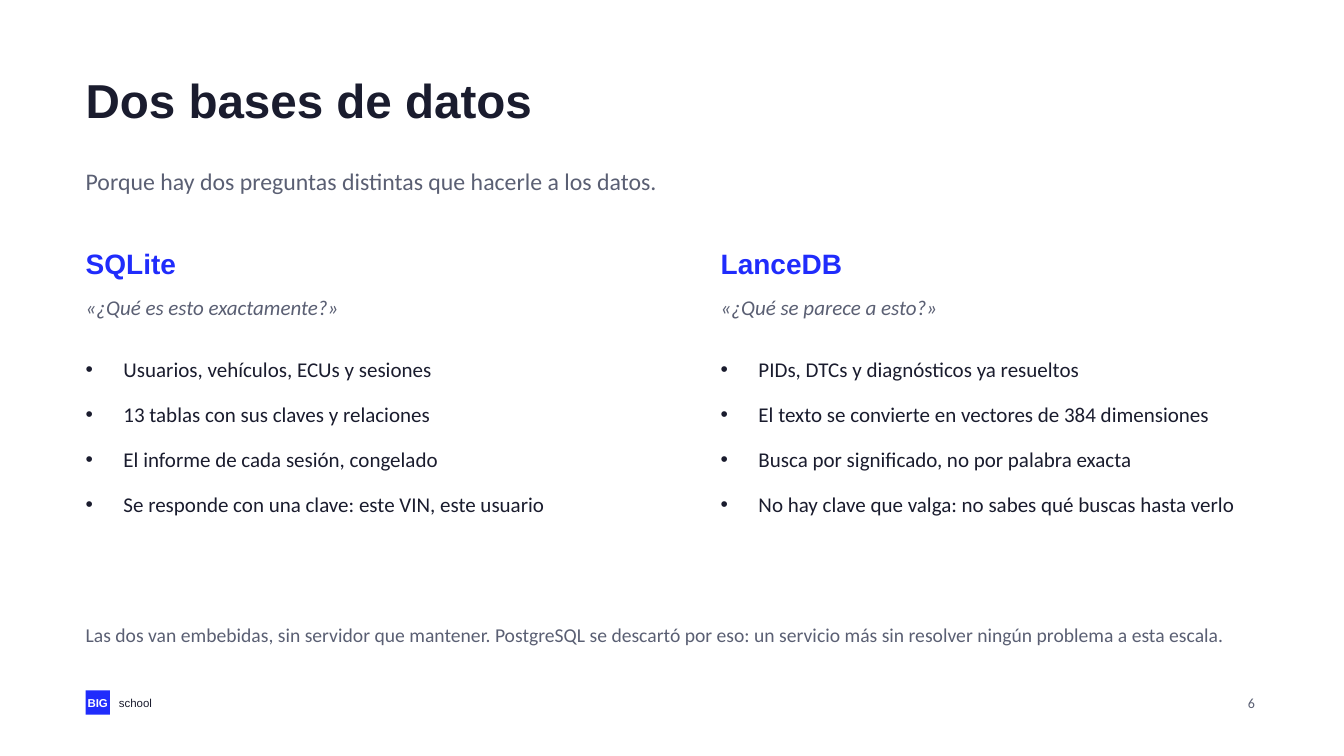
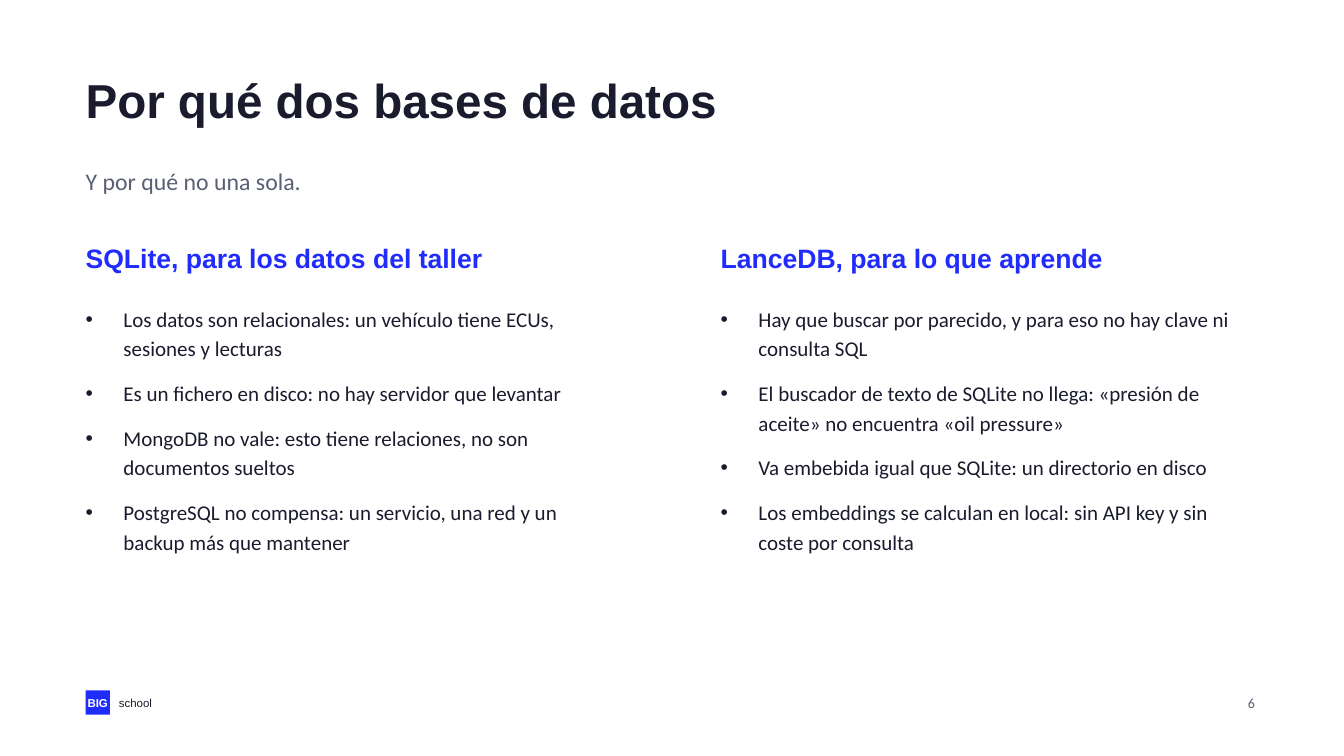
Before and after one commit to NovilloQuinta/intelligent-automotive-diagnostics, a slide deck: slide 6 of docs/presentacion/tfm-intelligent-automotive-diagnostics.pptx. Drawn at 1344x756 pixels with LibreOffice and Linux fonts; fonts in the diff are those of the drawing. Boxes give left, top, right and bottom in pixels: in the first picture for what was removed or moved away, otherwise in the second. Text is boxed around its words. In the diff, an @@ line names an element or a change of style, - is before the commit and + after.

Commit message:
docs(tfm): justificar cada base de datos y las descartadas

```diff
--- a/docs/presentacion/tfm-intelligent-automotive-diagnostics.pptx
+++ b/docs/presentacion/tfm-intelligent-automotive-diagnostics.pptx
@@ text at (86, 83, 717, 127): text changed @@
-Dos bases de datos
+Por qué dos bases de datos
@@ text at (86, 173, 301, 194): text changed @@
-Porque hay dos preguntas distintas que hacerle a los datos.
+Y por qué no una sola.
@@ text at (86, 248, 482, 273): text changed; size 20 to 19 pt @@
-SQLite
+SQLite, para los datos del taller
@@ text at (721, 248, 1102, 273): text changed; size 20 to 19 pt @@
-LanceDB
+LanceDB, para lo que aprende
@@ text removed at (86, 300, 339, 319) @@
-«¿Qué es esto exactamente?»
@@ text added at (123, 312, 561, 554), 15 pt, text #1A1C2E @@
+• Los datos son relacionales: un vehículo tiene ECUs, sesiones y lecturas
+• Es un fichero en disco: no hay servidor que levantar
+• MongoDB no vale: esto tiene relaciones, no son documentos sueltos
+• PostgreSQL no compensa: un servicio, una red y un backup más que mantener
@@ text removed at (721, 300, 937, 319) @@
-«¿Qué se parece a esto?»
@@ text added at (758, 312, 1229, 554), 15 pt, text #1A1C2E @@
+• Hay que buscar por parecido, y para eso no hay clave ni consulta SQL
+• El buscador de texto de SQLite no llega: «presión de aceite» no encuentra «oil pressure»
+• Va embebida igual que SQLite: un directorio en disco
+• Los embeddings se calculan en local: sin API key y sin coste por consulta
@@ text removed at (123, 362, 544, 516) @@
-• Usuarios, vehículos, ECUs y sesiones
-• 13 tablas con sus claves y relaciones
-• El informe de cada sesión, congelado
-• Se responde con una clave: este VIN, este usuario
@@ text removed at (758, 362, 1234, 516) @@
-• PIDs, DTCs y diagnósticos ya resueltos
-• El texto se convierte en vectores de 384 dimensiones
-• Busca por significado, no por palabra exacta
-• No hay clave que valga: no sabes qué buscas hasta verlo
@@ text removed at (86, 628, 1223, 646) @@
-Las dos van embebidas, sin servidor que mantener. PostgreSQL se descartó por eso: un servicio más sin resolver ningún problema a esta escala.
```
Also in this commit, not shown: 1 other file.
